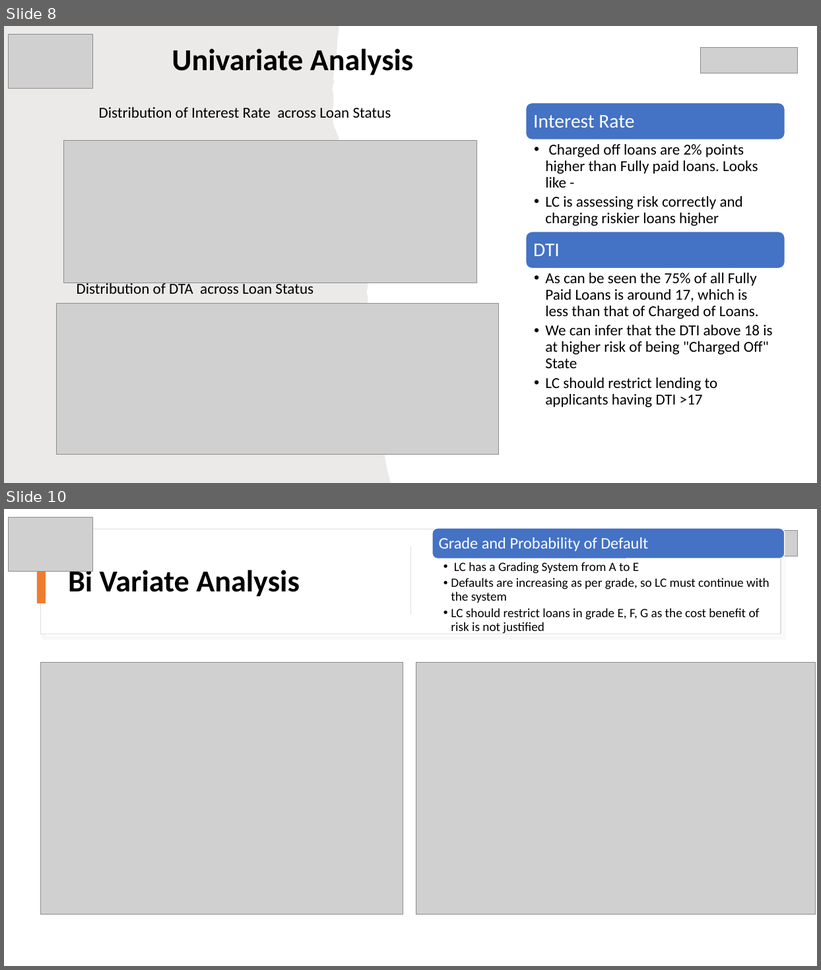
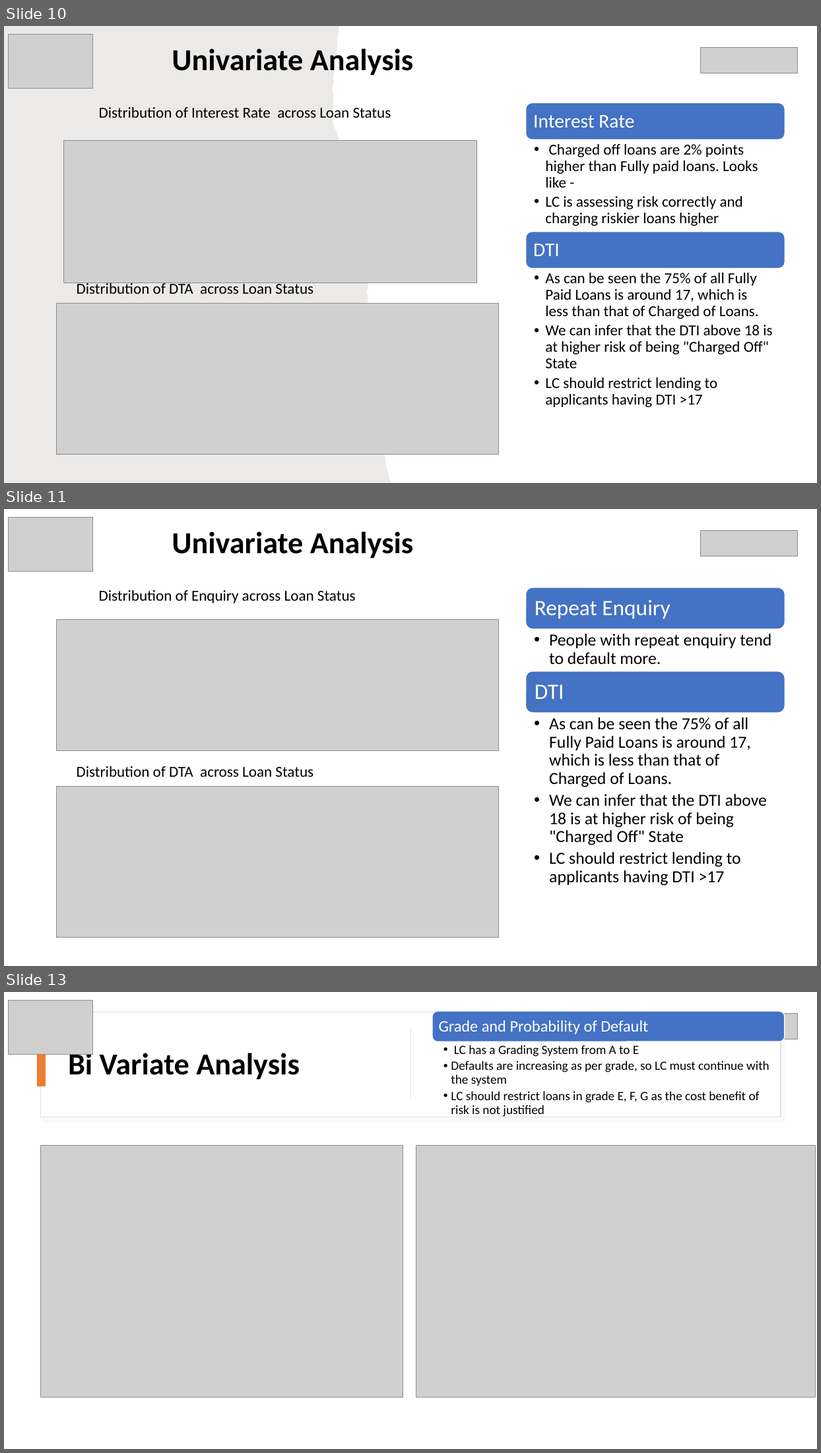
Before and after one commit to rramchan12/Lending-Club-EDA-CaseStudy, a slide deck: LendingClubCaseStudy.pptx. Shown one above the other, each under a label of ours: slides 8 and 10 before the commit, slides 10, 11 and 13 after it; the slides between them are not shown. The pictures are 821x970 and 821x1453 pixels, drawn with LibreOffice and Linux fonts; fonts in the diff are those of the drawing; grey boxes stand for pictures; background and template pictures are left out. Boxes give left, top, right and bottom in pixels: in the first picture for what was removed or moved away, otherwise in the second. Text is boxed around its words. In the diff, an @@ line names an element or a change of style, - is before the commit and + after.

```diff
--- a/LendingClubCaseStudy.pptx
+++ b/LendingClubCaseStudy.pptx
@@ slide 11 added at box(4, 509, 817, 966), background #FFFFFF @@
@@ picture added at box(8, 517, 93, 571) @@
@@ title added at box(172, 531, 413, 559), 36 pt, text #000000, bold @@
+Univariate Analysis
@@ picture added at box(701, 531, 797, 557) @@
@@ text added at box(99, 590, 356, 603), 18 pt, text #000000 @@
+Distribution of Enquiry across Loan Status
@@ picture added at box(56, 619, 499, 751) @@
@@ group added at box(526, 588, 785, 886): 4 texts, 2 rounded rectangles @@
+Repeat Enquiry
+  • People with repeat enquiry tend to default more.
+DTI
+  • As can be seen the 75% of all Fully Paid Loans is around 17, which is less than that of Charged of Loans.
+  • We can infer that the DTI above 18 is at higher risk of being "Charged Off" State
+  • LC should restrict lending to applicants having DTI >17
@@ text added at box(77, 766, 314, 777), 18 pt, text #000000 @@
+Distribution of DTA across Loan Status
@@ picture added at box(56, 787, 499, 939) @@
@@ what was slide 8 is now slide 10 @@
@@ what was slide 10 is now slide 13 @@
```
Also in this commit, not shown: 1 slide changed, 3 other slides added, 1 slide removed, 1 other file.
